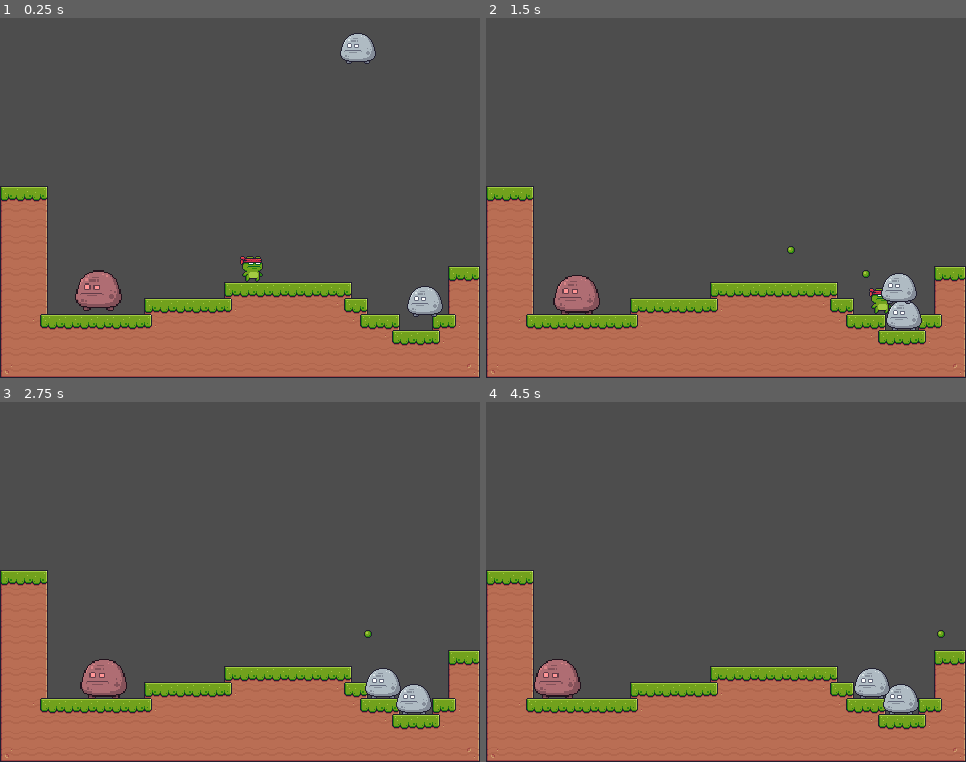
Above: before the commit, frames 1-4 (two rows, left to right).
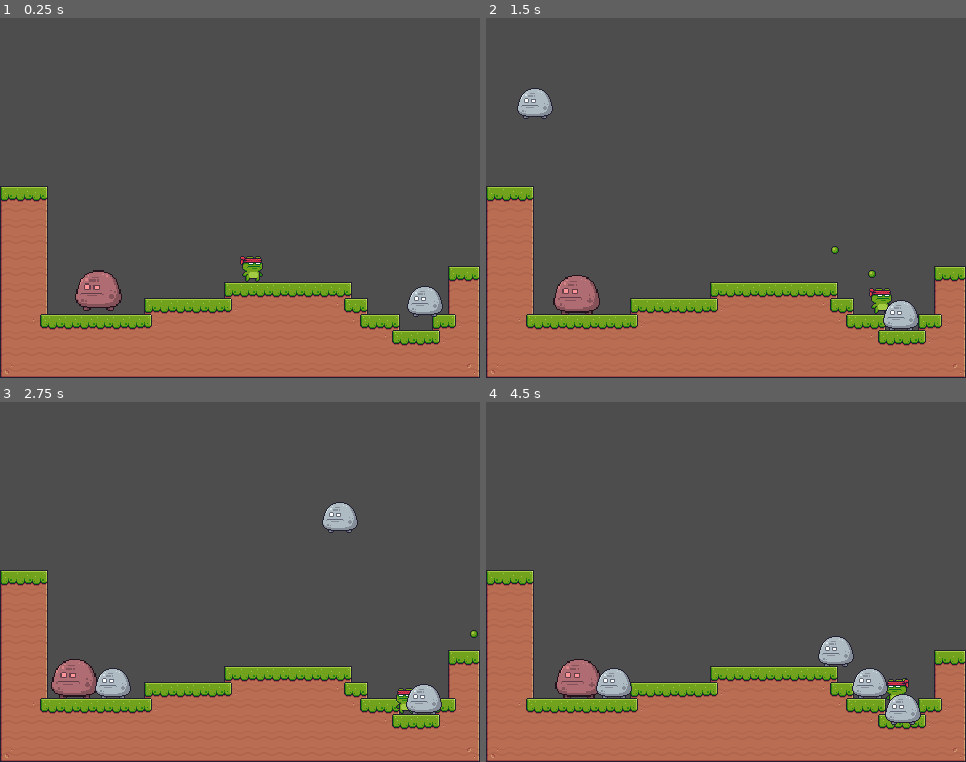
Above: after the commit, the same moments.

Repository: unimelb-game-makers/2025-s1-godot-workshop
Game: Godot game, scene res://Scenes/test_level.tscn
The game is run twice, just before and just after one commit, with the same random seed, the same clock (stepped at 60 frames per second) and the same inputs.
Inputs:
- Up to frame 1 (0.25 s): no input
- Up to frame 2 (1.5 s): tap Enter (ui_accept) at 0.5, 0.77 s; hold Right (ui_right) from 0.53 s (still down); tap C (Shoot) at 0.6, 1.35 s
- Up to frame 3 (2.75 s): tap Enter (ui_accept) at 1.52 s; release Right (ui_right) at 2.03 s; hold Left (ui_left) from 2.03 s (still down); tap C (Shoot) at 2.1 s
- Up to frame 4 (4.5 s): release Left (ui_left) at 2.78 s; hold Right (ui_right) 2.78-4.28 s; tap C (Shoot) at 2.85, 3.6, 4.35 s; tap Enter (ui_accept) at 3.02, 3.77 s; hold Left (ui_left) from 4.28 s (still down)

The runs differ from the first frame. In frame 1, 0.5% of the frame differs, in the area x 70-79%, y 4-13%; in frame 2, 1.3%; in frame 3, 2.9%, in the area x 10-100%, y 27-87%; in frame 4, 2.9%.

Commit message:
Connect Enemy Spawning to Timer

Diff:
--- a/Scenes/bullet.gd
+++ b/Scenes/bullet.gd
@@ -1,7 +1,7 @@
 extends CharacterBody2D
 
 # Base Values for Bullet
-var speed : float = 50
+var speed : float = 100
 var damage : int = 1
 
 # Direction is set to 0 so it can be modified in other scripts
--- a/Scenes/test_level.gd
+++ b/Scenes/test_level.gd
@@ -2,6 +2,8 @@
 
 # Get player position
 @onready var player := $Player
+# Get access to timer
+@onready var timer := $Timer
 # Get enemy scene for instantiating
 var enemy : Resource = preload("res://Scenes/rock_enemy.tscn")
 
@@ -12,13 +14,12 @@
 
 	# Get random number for spawn location
 	var viewport_size = get_viewport().size
-	new_position.x = randi_range(16, viewport_size.x - 16)
-	new_position.y = 0
+	new_position.x = randi_range(32, viewport_size.x - 32)
+	new_position.y = 32
 	new_enemy.position = new_position
 
 	# Add to scene
 	add_child(new_enemy)
 
-
-func _ready() -> void:
+func _on_timer_timeout() -> void:
 	spawn_enemy()
--- a/Scenes/test_level.tscn
+++ b/Scenes/test_level.tscn
@@ -32,3 +32,9 @@
 position = Vector2(86, 242)
 scale = Vector2(1.31, 1.31)
 attack_damage = 4
+
+[node name="Timer" type="Timer" parent="."]
+wait_time = 1.16
+autostart = true
+
+[connection signal="timeout" from="Timer" to="." method="_on_timer_timeout"]
